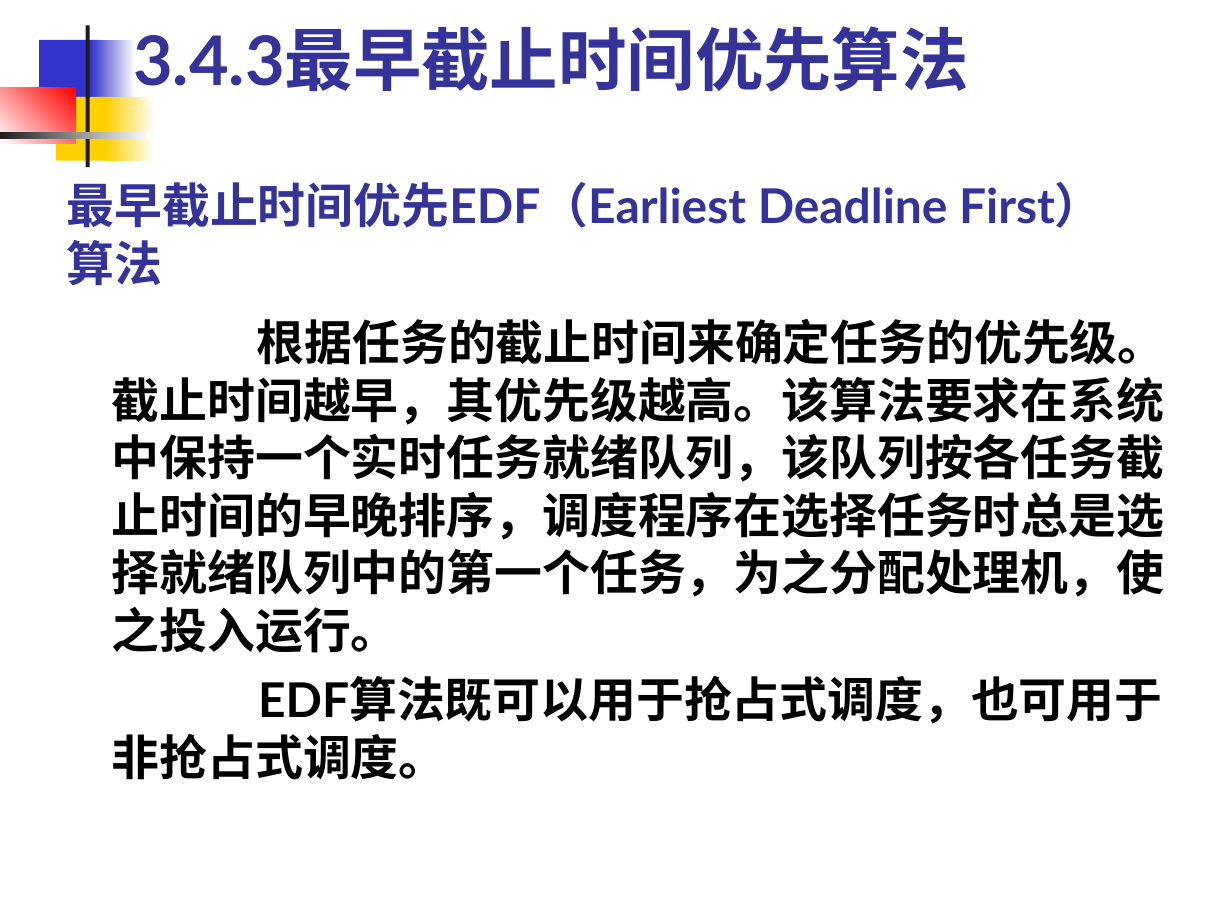
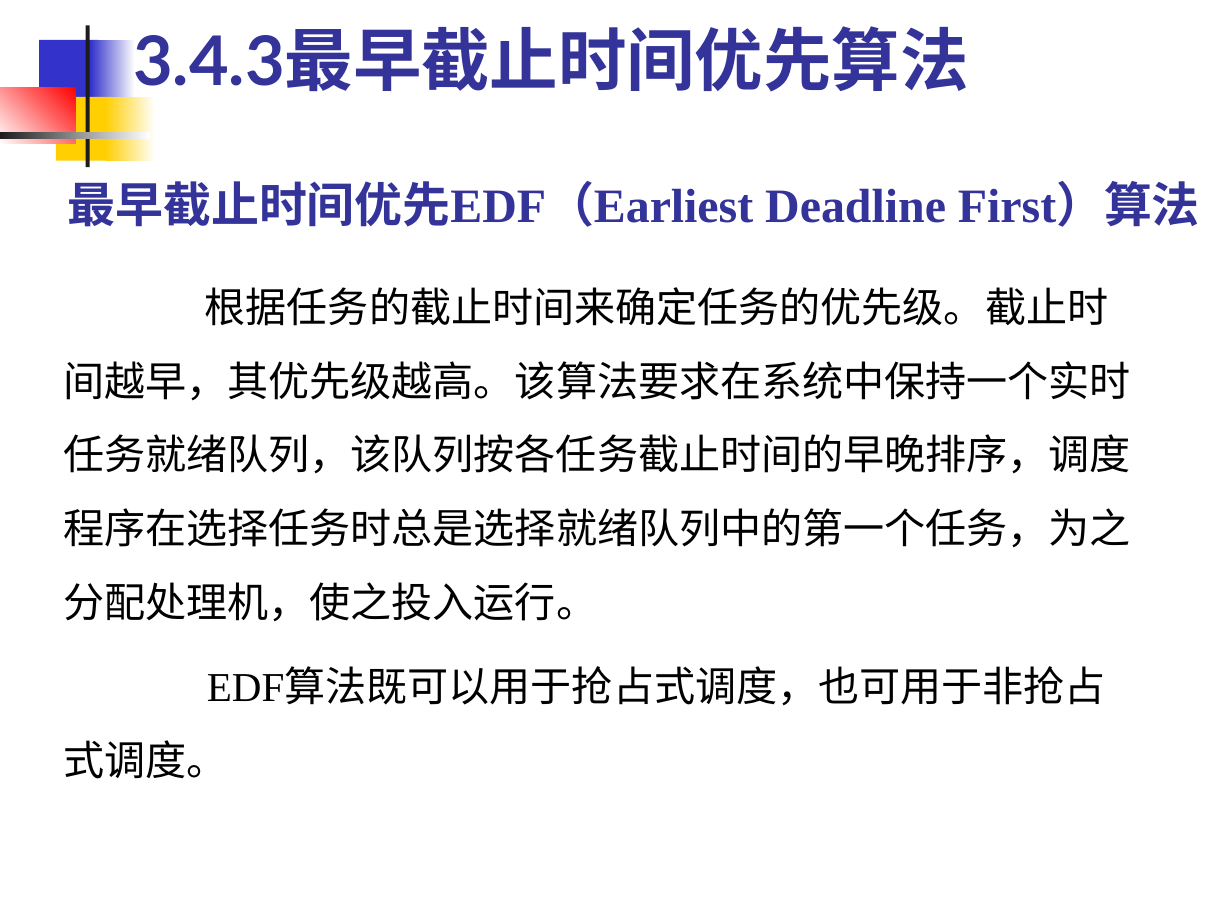
Before and after one commit to edu2act/course-OS, a slide deck: slide 59 of materials/slides/OS_Chap 3.ppt. Drawn at 1232x924 pixels with LibreOffice and Linux fonts; fonts in the diff are those of the drawing. Boxes give left, top, right and bottom in pixels: in the first picture for what was removed or moved away, otherwise in the second. Text is boxed around its words. In the diff, an @@ line names an element or a change of style, - is before the commit and + after.

```diff
--- a/materials/slides/OS_Chap 3.ppt
+++ b/materials/slides/OS_Chap 3.ppt
@@ title at <box>68,181,1200,227</box>: text changed; font Lato to Times New Roman @@
-最早截止时间优先EDF（Earliest Deadline First）
-算法
+最早截止时间优先EDF（Earliest Deadline First）算法
@@ text "根据任务的截止时间来确定任务的优先级。截止时间越早，其优先级越高。该算法要求在系统中保持一个实时任务就绪队列，该队列按各 ...": place and size @@
-text "根据任务的截止时间来确定任务的优先级。截止时间越早，其优先级越高。该算法要求在系统中保持一个实时任务就绪队列，该队列按各 ..." at <box>112,319,1166,780</box>
+text "根据任务的截止时间来确定任务的优先级。截止时间越早，其优先级越高。该算法要求在系统中保持一个实时任务就绪队列，该队列按各 ..." at <box>63,287,1131,779</box>
@@ text "根据任务的截止时间来确定任务的优先级。截止时间越早，其优先级越高。该算法要求在系统中保持一个实时任务就绪队列，该队列按各 ..." at <box>63,287,1131,779</box>: size 28 to 24 pt, font Lato to Times New Roman, bold off; line spacing 1 to 1.5; less space between paragraphs @@
```
Also in this commit, not shown: 113 other slides changed, 7 other files.
